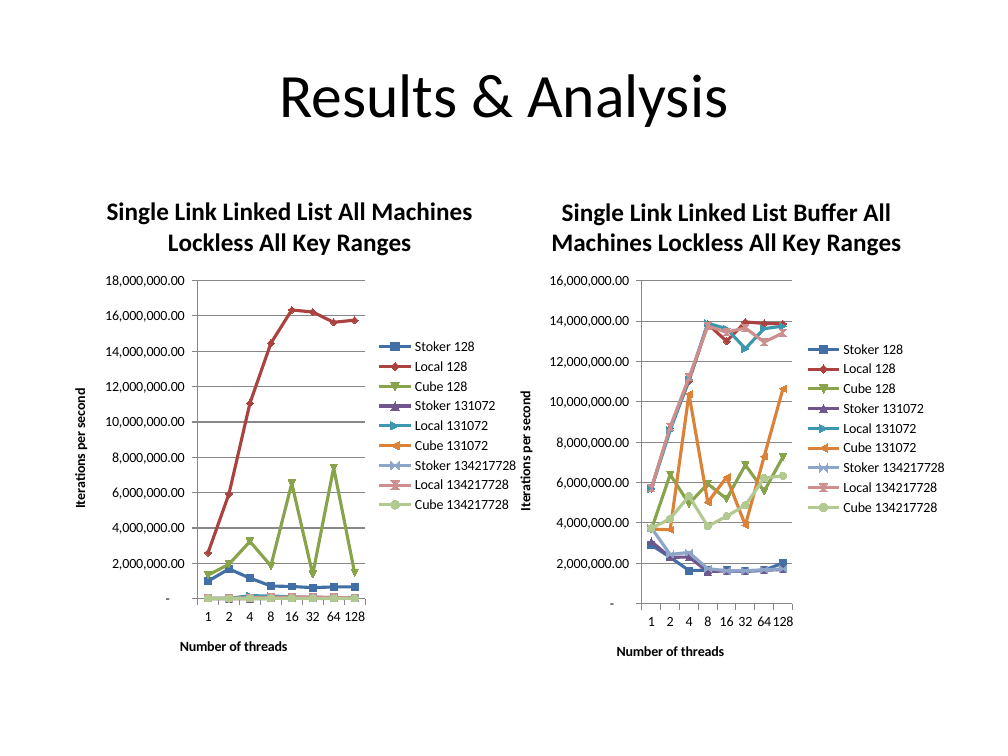
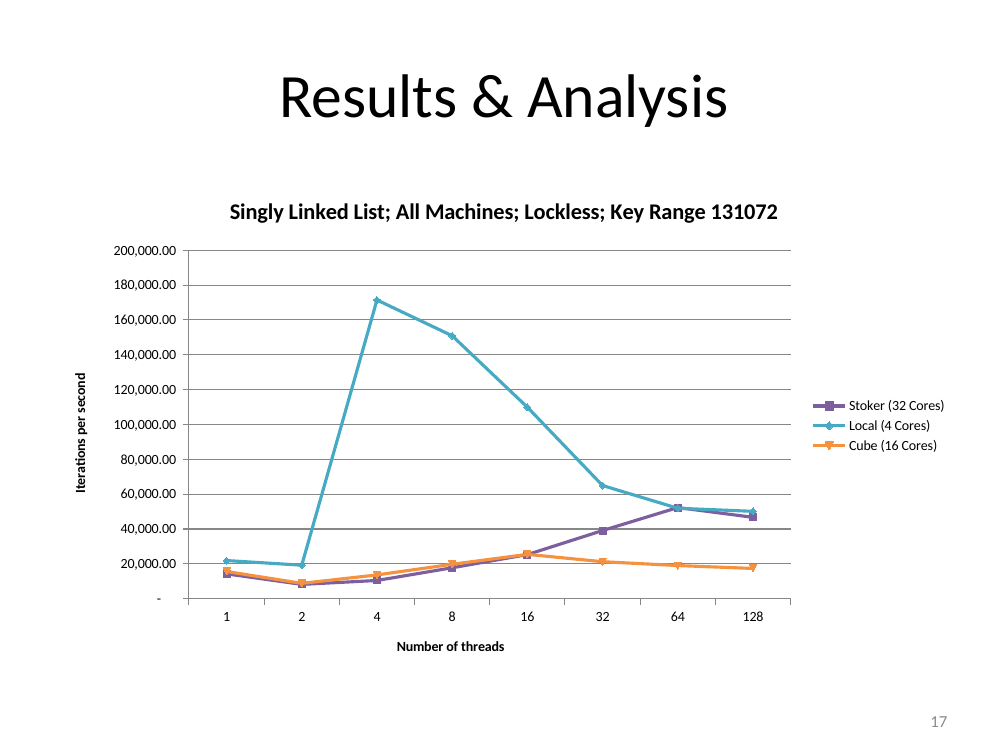
Before and after one commit to gibsonma/FYP, a slide deck: slide 17 of Report/FYP_Presentation.pptx (slide 13 before the commit). Drawn at 1008x756 pixels with LibreOffice and Linux fonts; fonts in the diff are those of the drawing. Boxes give left, top, right and bottom in pixels: in the first picture for what was removed or moved away, otherwise in the second. Text is boxed around its words. In the diff, an @@ line names an element or a change of style, - is before the commit and + after.

```diff
--- a/Report/FYP_Presentation.pptx
+++ b/Report/FYP_Presentation.pptx
@@ line chart at (x1=50, y1=176, x2=958, y2=675) @@
@@ title "Single Link Linked List All Machines Lockless All Key Ranges" to "Singly Linked List; All Machines; Lockless; Key Range 131072" @@
-Stoker 128: 1000000, 1700000, 1200000, 700000, 700000, 600000, 700000, 700000
+Stoker (32 Cores): 14000, 8000, 10000, 18000, 25000, 39000, 52000, 47000
@@ colour of Stoker (32 Cores) #4F81BD to #8064A2 @@
-Local 128: 2600000, 5900000, 11100000, 14500000, 16300000, 16200000, 15600000, 15800000
+Local (4 Cores): 22000, 19000, 171000, 151000, 110000, 65000, 52000, 50000
@@ colour of Local (4 Cores) #C0504D to #4BACC6 @@
-Cube 128: 1300000, 2000000, 3200000, 1900000, 6500000, 1400000, 7400000, 1500000
+Cube (16 Cores): 16000, 9000, 14000, 20000, 25000, 21000, 19000, 17000
@@ colour of Cube (16 Cores) #9BBB59 to #F79646 @@
-Stoker 131072: 0, 0, 0, 0, 0, 0, 100000, 0
-Local 131072: 0, 0, 200000, 200000, 100000, 100000, 100000, 100000
-Cube 131072: 0, 0, 0, 0, 0, 0, 0, 0
-Stoker 134217728: 0, 0, 0, 0, 0, 0, 0, 0
-Local 134217728: 0, 0, 100000, 100000, 100000, 100000, 100000, 0
-Cube 134217728: 0, 0, 0, 0, 0, 0, 0, 0
@@ line chart resized from (x1=50, y1=176, x2=529, y2=675) to (x1=50, y1=176, x2=958, y2=675) @@
@@ line chart removed at (x1=496, y1=176, x2=958, y2=680) @@
-title "Single Link Linked List Buffer All Machines Lockless All Key Ranges"
-categories: 1, 2, 4, 8, 16, 32, 64, 128
-Stoker 128: 2900000, 2300000, 1600000, 1700000, 1600000, 1600000, 1700000, 2000000
-Local 128: 5700000, 8700000, 11000000, 13900000, 13000000, 14000000, 13900000, 13900000
-Cube 128: 3700000, 6400000, 5000000, 5900000, 5200000, 6900000, 5600000, 7300000
-Stoker 131072: 3100000, 2300000, 2300000, 1600000, 1600000, 1600000, 1700000, 1700000
-Local 131072: 5700000, 8600000, 11100000, 13900000, 13600000, 12600000, 13600000, 13800000
-Cube 131072: 3700000, 3700000, 10400000, 5000000, 6300000, 3900000, 7300000, 10700000
-Stoker 134217728: 3800000, 2400000, 2500000, 1700000, 1600000, 1600000, 1700000, 1700000
-Local 134217728: 5700000, 8800000, 11200000, 13800000, 13500000, 13700000, 13000000, 13400000
-Cube 134217728: 3700000, 4200000, 5300000, 3800000, 4300000, 4900000, 6200000, 6300000
@@ page number added at (x1=930, y1=716, x2=947, y2=727), 12 pt, text #8C8C8C @@
+17
```
Also in this commit, not shown: 12 other slides changed, 11 slides added, 2 slides removed, 47 other files.
